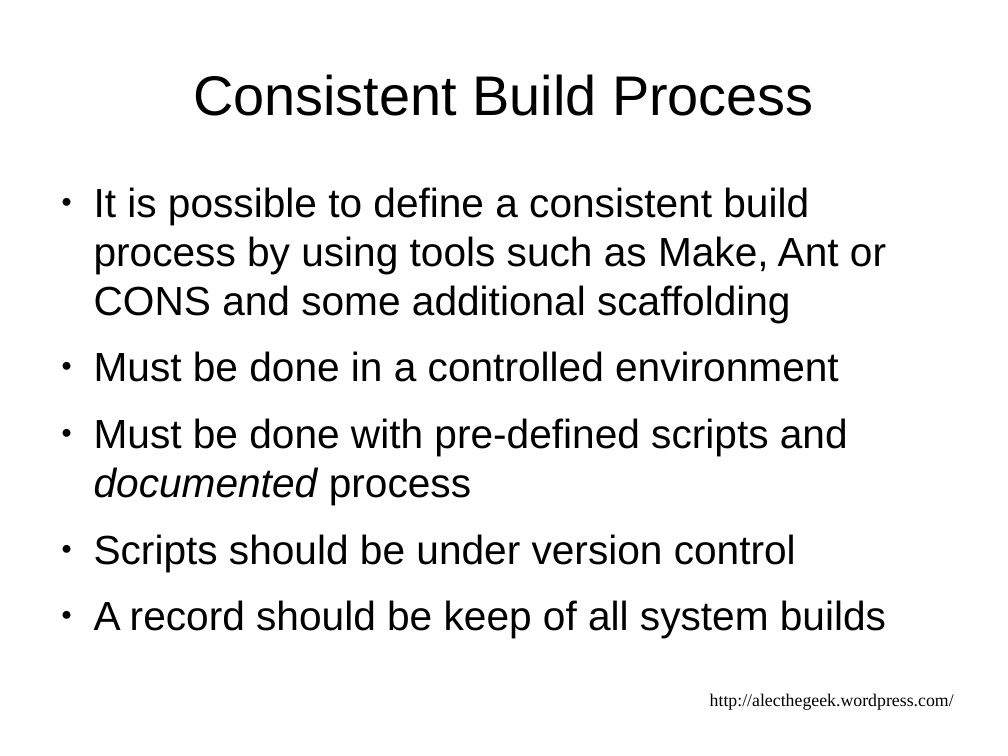
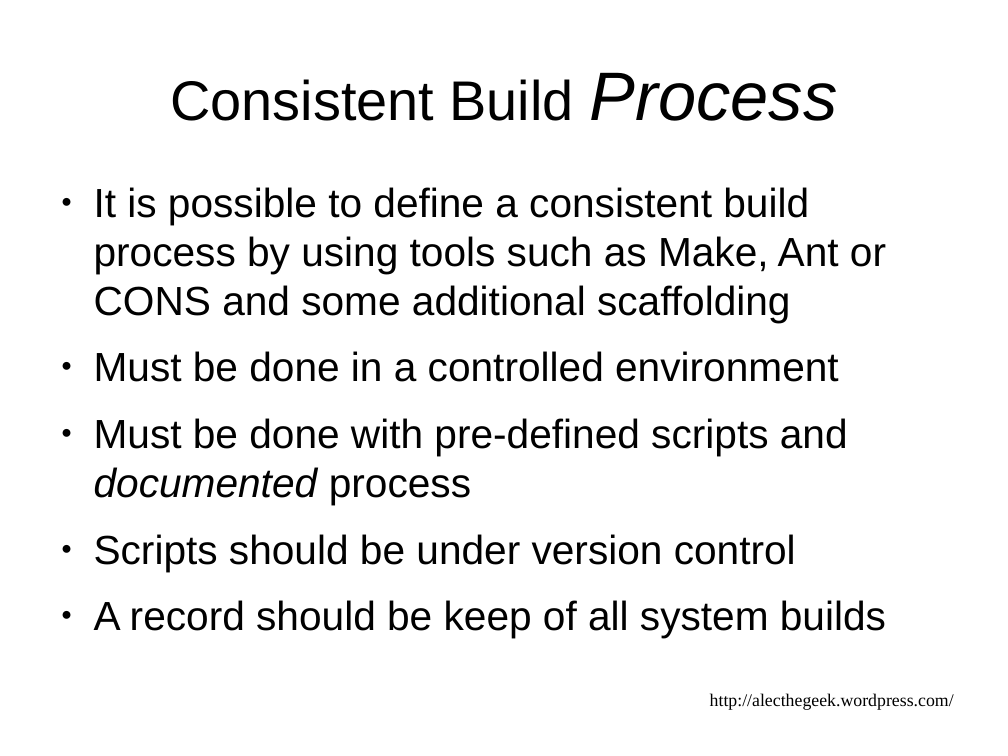
Before and after one commit to alecthegeek/gitbuilding, a slide deck: slide 12 of DevOpsDownUnderPresentation.odp (slide 9 before the commit). Drawn at 1008x756 pixels with LibreOffice and Linux fonts; fonts in the diff are those of the drawing. Boxes give left, top, right and bottom in pixels: in the first picture for what was removed or moved away, otherwise in the second. Text is boxed around its words. In the diff, an @@ line names an element or a change of style, - is before the commit and + after.

```diff
--- a/DevOpsDownUnderPresentation.odp
+++ b/DevOpsDownUnderPresentation.odp
@@ title "Consistent Build Process" at [170, 72, 838, 121]: size 44 to 54 pt, italic on in "Process" @@
```
Also in this commit, not shown: 16 other slides changed, 4 slides added.
